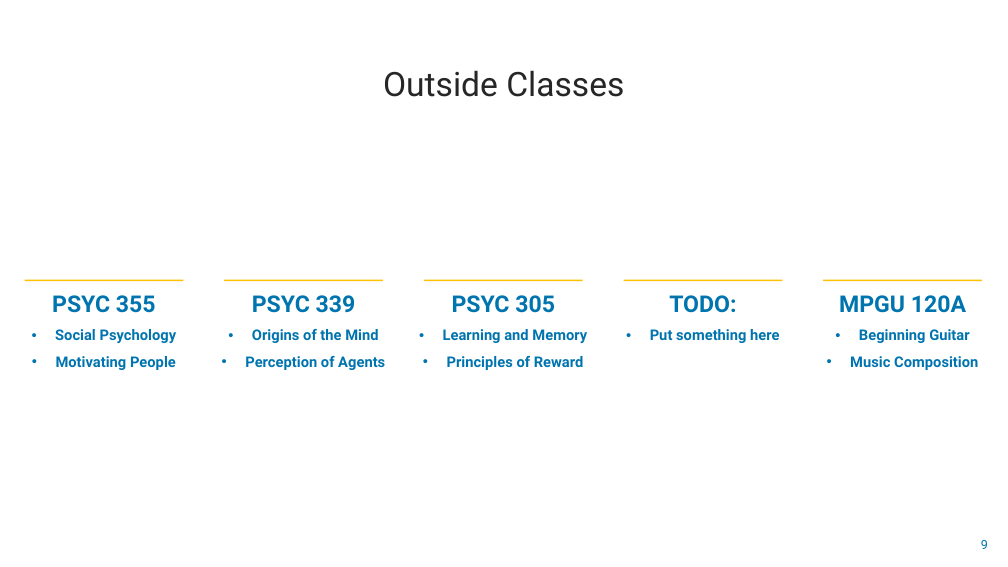
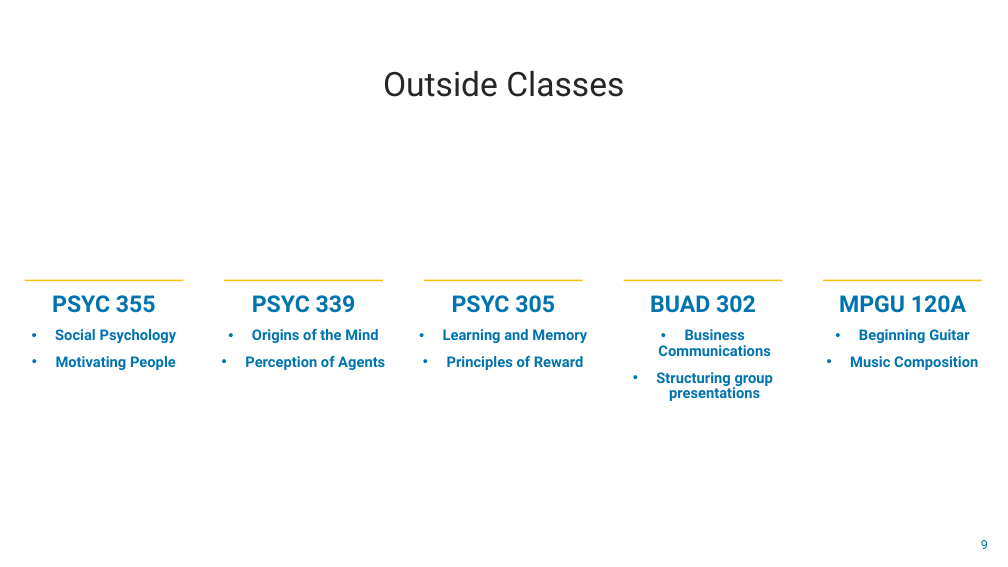
Before and after one commit to junyenle/Moonbase, a slide deck: slide 9 of moonbase_presentation.pptx. Drawn at 1008x567 pixels with LibreOffice and Linux fonts; fonts in the diff are those of the drawing. Boxes give left, top, right and bottom in pixels: in the first picture for what was removed or moved away, otherwise in the second. Text is boxed around its words. In the diff, an @@ line names an element or a change of style, - is before the commit and + after.

```diff
--- a/moonbase_presentation.pptx
+++ b/moonbase_presentation.pptx
@@ text at bbox=[650, 295, 773, 401]: text changed @@
-TODO:
-• Put something here
+BUAD 302
+• Business Communications
+• Structuring group presentations
```
Also in this commit, not shown: 6 other files.
